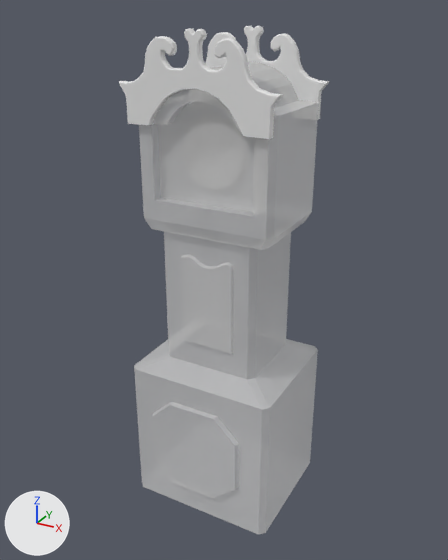
The Blender file Assets/Models/Kellokaappi_Model/Kellokaappi.blend: old version first, new version second.
One viewpoint serves both versions: a camera (50 mm lens) standing at (3.51, -6.55, 5.37) and looking at (-0.04, -0.09, 2.14). Lighting does not change. The marker at lower left points along +X, +Y and +Z.

Before the edit, the objects in view are built like this:
```python
me_plane = bpy.data.meshes.new('Plane')
me_plane.from_pydata(...)  # 239 vertices, 180 faces; spans x -0.99..1.01, y -0.99..0.8, z -1.0..4.77
# faces by material slot: [169, 1, 10]
me_plane.materials.append(mat_material_001)  # white #e7e7e7
me_plane.materials.append(mat_glass_window)  # white #e7e7e7
me_plane.materials.append(None)
me_plane_002 = bpy.data.meshes.new('Plane.002')
me_plane_002.from_pydata(...)  # 462 vertices, 371 faces; spans x -1.01..0.96, y 0.56..0.65, z 4.14..5.17
me_plane_006 = bpy.data.meshes.new('Plane.006')
me_plane_006.from_pydata(...)  # 462 vertices, 371 faces; spans x -1.01..0.96, y -0.78..-0.69, z 4.14..5.17
ob_kaappikellon_rakenne = bpy.data.objects.new('kaappikellon_rakenne', me_plane)
ob_kaappikellon_rakenne.location = (0.0, 0.0, 0.0)
ob_yläkoriste_back = bpy.data.objects.new('Yläkoriste_Back', me_plane_006)
ob_yläkoriste_back.location = (0.0, 0.0, 0.0)
ob_yläkoriste_front = bpy.data.objects.new('Yläkoriste_Front', me_plane_002)
ob_yläkoriste_front.location = (0.0, 0.0, 0.0)
```
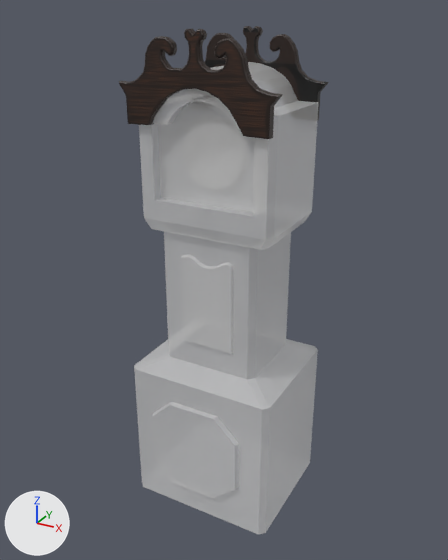
Location of each change, [x1, y1, x2, y2] in pixels of the pictures (448 x 560 px):
'Yläkoriste_Back', recoloured
    both: [119, 29, 283, 139]
'Yläkoriste_Front', recoloured, moved (grey to black)
    before: [205, 26, 329, 120]
    after: [205, 26, 328, 120]

The change in detail:
Picture 'Yläkoriste_Fronttekstuuritesti.png' (img_yläkoriste_fronttekstuuritesti_png) is new.
Material 'send help materiaali' (mat_send_help_materiaali) is new.
Uses the picture img_yläkoriste_fronttekstuuritesti_png.
Material 'send help materiaali2' (mat_send_help_materiaali2) is new.
Uses the picture img_yläkoriste_fronttekstuuritesti_png.
me_plane_002 has 462 vertices, 371 faces and spans x -1.01..0.96, y 0.56..0.65, z 4.14..5.17.
me_plane_002 now uses material mat_send_help_materiaali2.
me_plane_006 has 462 vertices, 371 faces and spans x -1.01..0.96, y -0.78..-0.69, z 4.14..5.17.
me_plane_006 now uses material mat_send_help_materiaali.
Object 'Yläkoriste_Front' (ob_yläkoriste_front) moves from (0.0, 0.0, 0.0) to (0.0, -0.02, -0.01).
